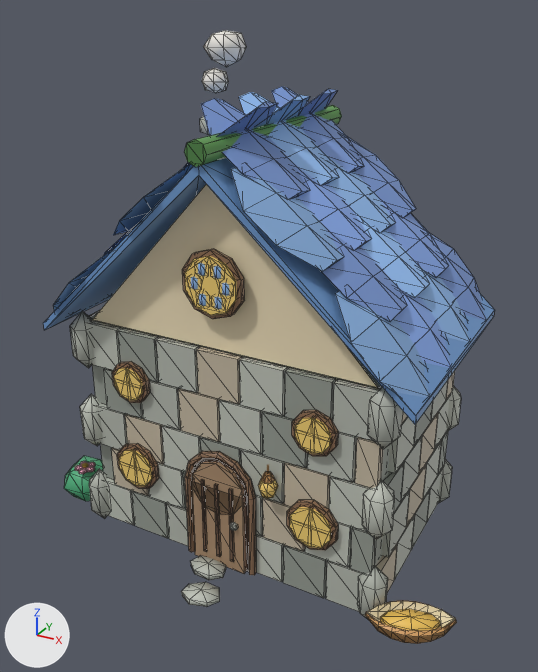
The glTF model godot/art/models/house_stone.glb, before and after one commit.
One viewpoint serves both versions: a camera (50 mm lens) standing at (2.51, -4.63, 3.87) and looking at (0.07, -0.2, 1.66). Every picture has the same lights, and +X, +Y and +Z are marked at lower left. The first picture is the older version. Mesh edges are drawn as thin lines on the coarser meshes.

In view in the first picture: 'body', 'body_nl'.
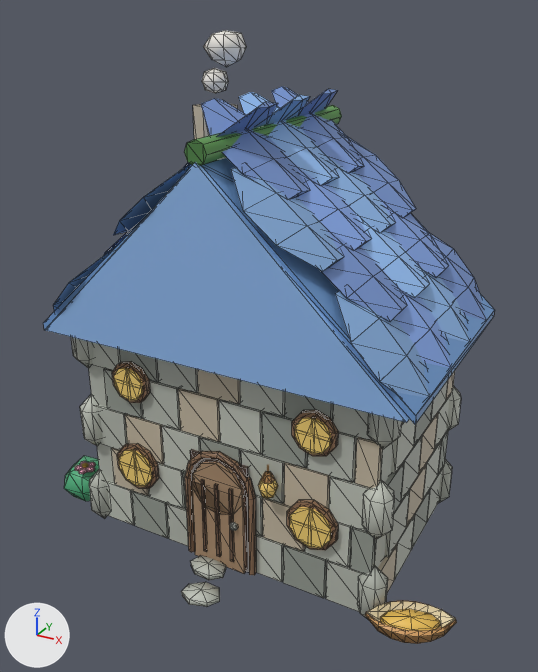
Pixel boxes [x1, y1, x2, y2] of what changed, in the pictures (538 x 672 px):
'body__far', added (blue)
    after: [46, 103, 409, 579]

Patch to the scene script:
```diff
--- a/godot/art/models/house_stone.glb.py
+++ b/godot/art/models/house_stone.glb.py
@@ me_body__far @@
+me_body__far.from_pydata(...)  # 34 vertices, 52 faces; spans x -1.4..1.4, y -0.98..0.98, z 0.0..3.2
+me_body__far.materials.append(mat_defaultmaterial_001)
@@ ob_body__far @@
+ob_body__far = bpy.data.objects.new('body__far', me_body__far)
+ob_body__far.location = (0.0, 0.0, 0.0)
```
